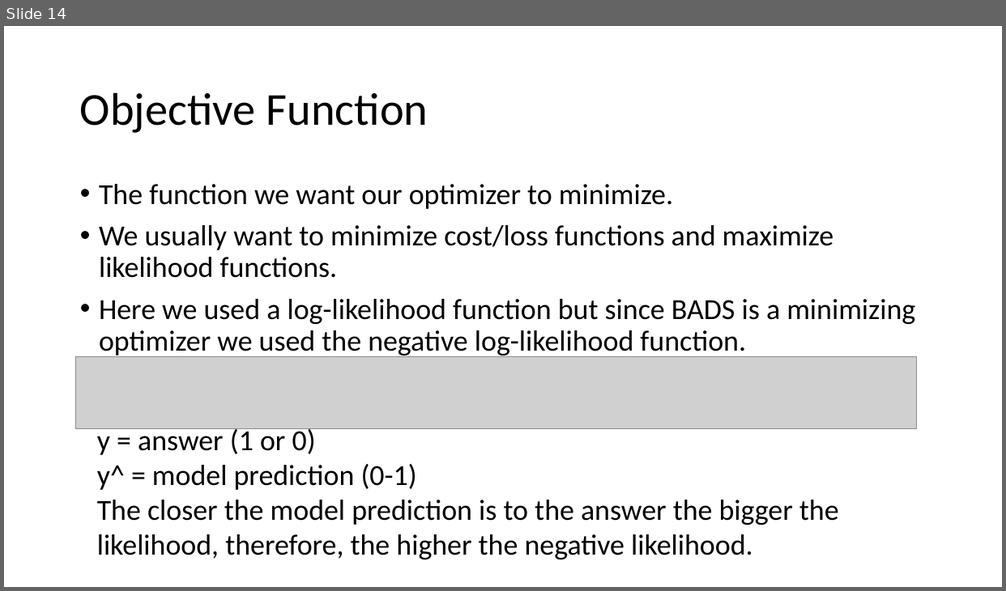
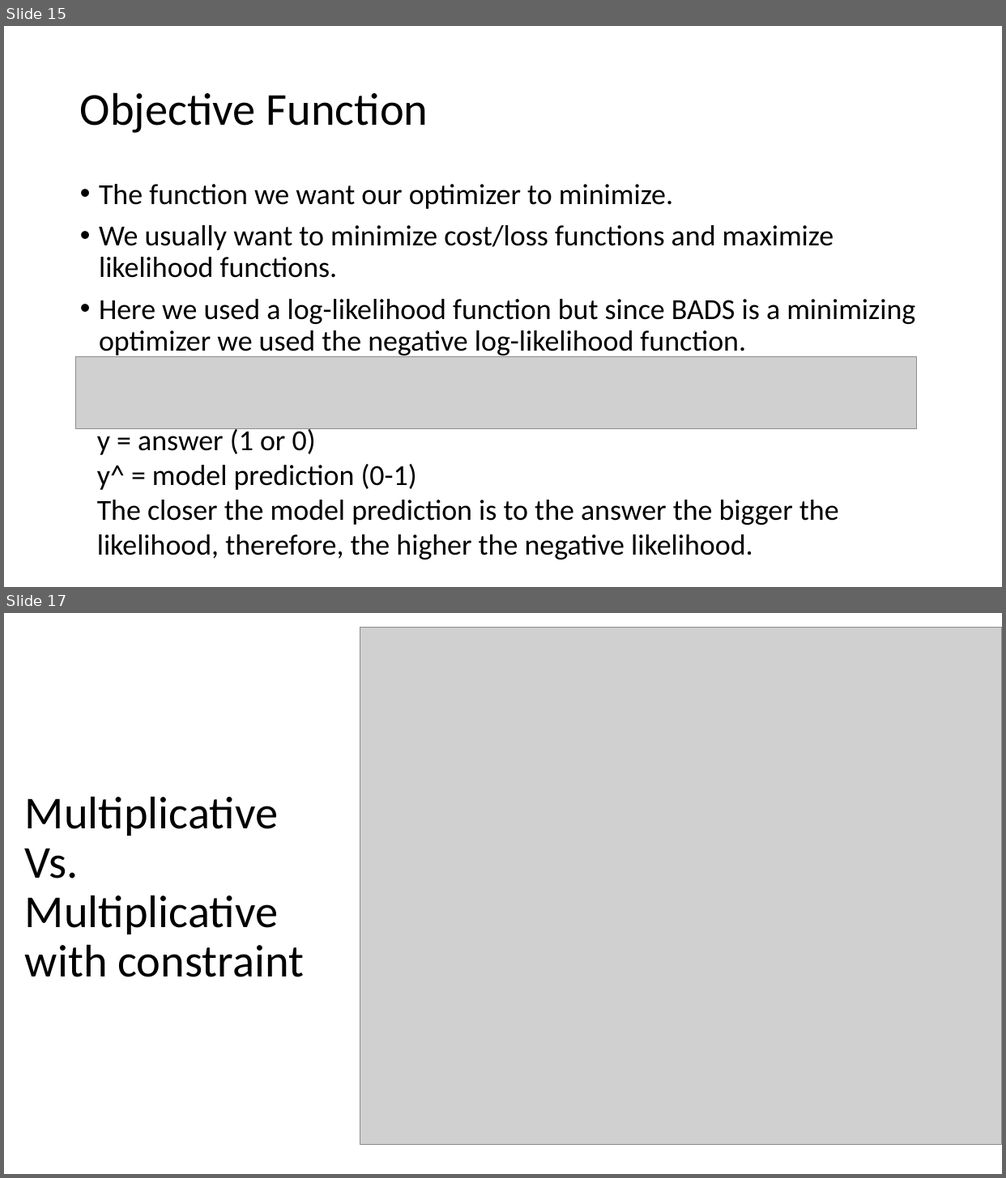
Before and after one commit to OzMashiah/ultra-instinct-modelling, a slide deck: Modeling Results.pptx. Shown one above the other, each under a label of ours: slide 14 before the commit, slides 15 and 17 after it; the slides between them are not shown. The pictures are 1006x591 and 1006x1178 pixels, drawn with LibreOffice and Linux fonts; fonts in the diff are those of the drawing; grey boxes stand for pictures. Boxes give left, top, right and bottom in pixels: in the first picture for what was removed or moved away, otherwise in the second. Text is boxed around its words. In the diff, an @@ line names an element or a change of style, - is before the commit and + after.

```diff
--- a/Modeling Results.pptx
+++ b/Modeling Results.pptx
@@ slide 17 added at (4, 613, 1002, 1174), background #FFFFFF @@
@@ picture added at (360, 628, 1002, 1144) @@
@@ title added at (25, 796, 304, 977), 44 pt, text #000000 @@
+Multiplicative
+Vs.
+Multiplicative with constraint
@@ what was slide 14 is now slide 15 @@
```
Also in this commit, not shown: 2 slides changed, 8 other slides added, 1 slide removed.
